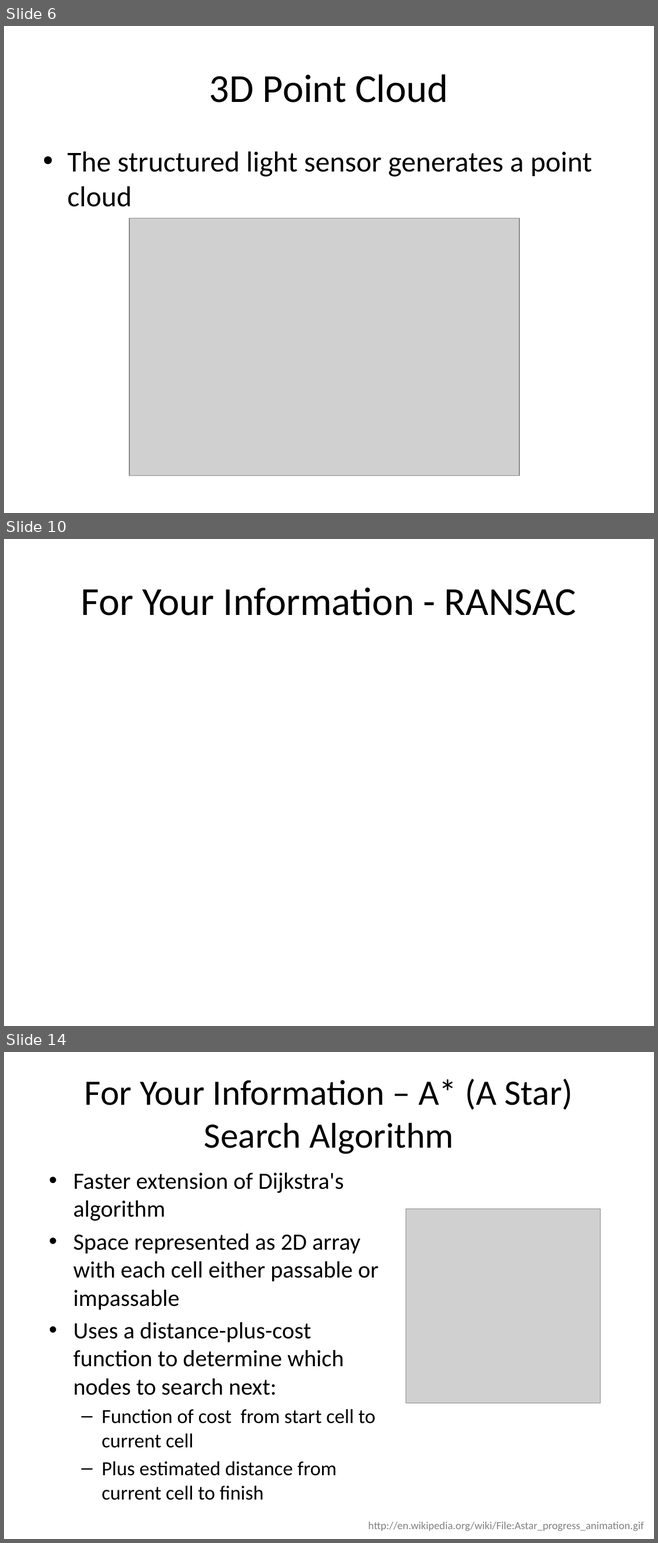
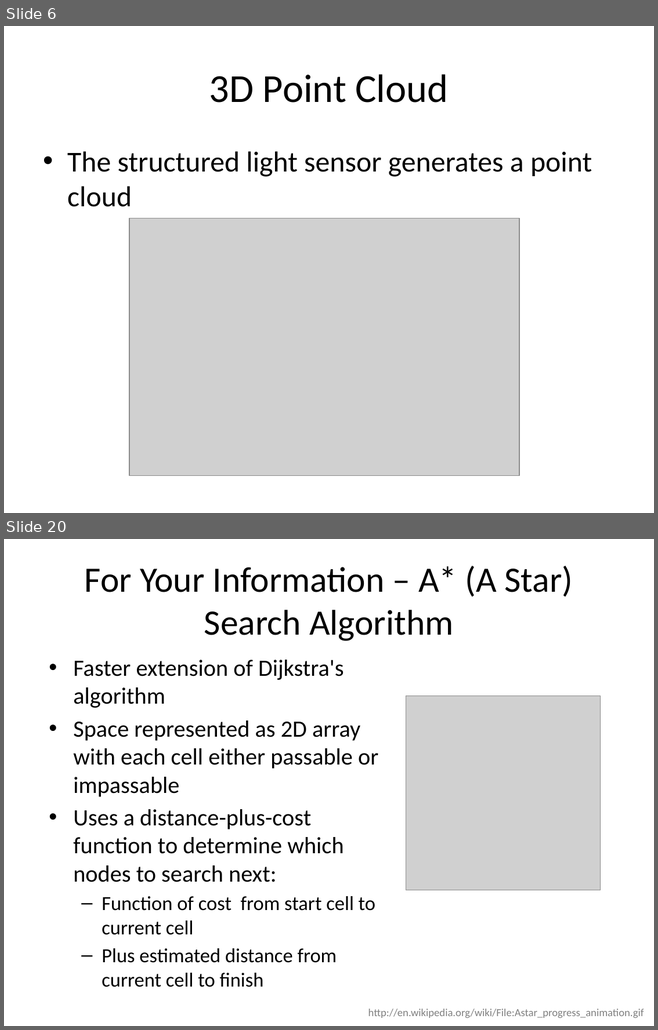
Before and after one commit to michaelwh/kinect-wheelchair, a slide deck: Autonomous Wheelchair using Structured Light.pptx. Shown one above the other, each under a label of ours: slides 6, 10 and 14 before the commit, slides 6 and 20 after it; the slides between them are not shown. The pictures are 658x1543 and 658x1030 pixels, drawn with LibreOffice and Linux fonts; fonts in the diff are those of the drawing; grey boxes stand for pictures. Boxes give left, top, right and bottom in pixels: in the first picture for what was removed or moved away, otherwise in the second. Text is boxed around its words. In the diff, an @@ line names an element or a change of style, - is before the commit and + after.

```diff
--- a/Autonomous Wheelchair using Structured Light.pptx
+++ b/Autonomous Wheelchair using Structured Light.pptx
@@ slide 10 removed at box(4, 539, 654, 1026), background #FFFFFF @@
@@ title removed at box(81, 587, 576, 616) @@
-For Your Information - RANSAC
@@ what was slide 14 is now slide 20 @@
```
Also in this commit, not shown: 8 slides changed, 9 slides added, 1 other slide removed.
